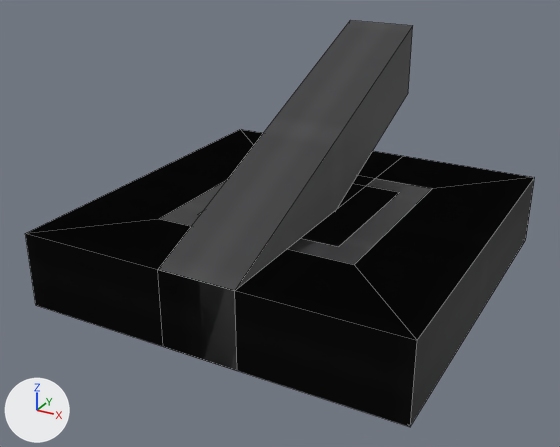
The Blender file Blends/level.blend as it was, and as the next commit left it.
Rendered twice from a 50 mm lens placed at (8.74, -17.12, 8.82), pointed at (-0.23, -0.8, 0.66). Lighting does not change. The marker at lower left points along +X, +Y and +Z. The picture after the commit comes second. Mesh edges are drawn as thin lines.

In view in the first picture: 'PathInclined', 'PathNarrow', 'PlatformBig', 'PlatformHole', 'PlatformSmall'.
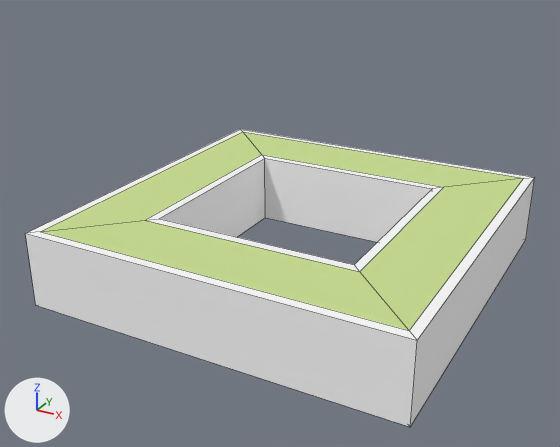
Patch to the scene script:
```diff
--- a/Blends/level.blend.py
+++ b/Blends/level.blend.py
@@ me_platformhole @@
 # verts and faces of me_platformhole; kept vertices keep their numbers, new ones are numbered from 16
-me_platformhole.from_pydata(...)  # 16 vertices, 16 faces; spans x -5.0..5.0, y -5.0..5.0, z -1.0..1.0
+me_platformhole.from_pydata(...)  # 24 vertices, 24 faces; spans x -5.0..5.0, y -5.0..5.0, z -1.0..1.0
+# me_platformhole part 1
+delete_faces([(1, 5, 15, 10), (3, 11, 13, 7), (5, 7, 13, 15), (1, 10, 11, 3)])
+verts[16] = (-4.75, -4.75, 1.0)  # pixel (40, 231)
+verts[17] = (-4.75, 4.75, 1.0)  # pixel (242, 131)
+verts[18] = (4.75, -4.75, 1.0)  # pixel (409, 330)
+verts[19] = (4.75, 4.75, 1.0)  # pixel (523, 178)
+verts[20] = (-2.95, -2.95, 1.0)  # pixel (144, 220)
+verts[21] = (-2.95, 2.95, 1.0)  # pixel (261, 154)
+verts[22] = (2.95, 2.95, 1.0)  # pixel (443, 187)
+verts[23] = (2.95, -2.95, 1.0)  # pixel (359, 271)
+faces += [(16, 18, 23, 20), (17, 21, 22, 19), (18, 19, 22, 23), (16, 20, 21, 17)]  # mat_floorgrass (green #c9de93)
+faces += [(1, 16, 17, 3), (3, 17, 19, 7), (5, 7, 19, 18), (1, 5, 18, 16), (10, 11, 21, 20), (11, 13, 22, 21)]  # mat_floorrock (white #ffffff)
+faces += [(13, 15, 23, 22), (10, 20, 23, 15)]  # mat_floorrock (white #ffffff)
+# me_platformhole part 2: 12 faces spanning x -5.0..5.0, y -5.0..5.0, z -1.0..1.0 switch from mat_material (picture img_texture_01_png) to mat_floorrock (white #ffffff)
+me_platformhole.materials.append(mat_floorgrass)  # green #c9de93
@@ ob_platformbig @@
-ob_platformbig = bpy.data.objects.new('PlatformBig', me_platformbig)
@@ ob_platformsmall @@
-ob_platformsmall = bpy.data.objects.new('PlatformSmall', me_platformsmall)
@@ ob_pathnarrow @@
-ob_pathnarrow = bpy.data.objects.new('PathNarrow', me_pathnarrow)
@@ ob_pathinclined @@
-ob_pathinclined = bpy.data.objects.new('PathInclined', me_cube_009)
```

Where the change shows, as pixel boxes (x1, y1, x2, y2) in the pictures (560 x 447 px):
'PlatformHole', reshaped: before (25, 129, 534, 340); after (25, 129, 535, 427)
'PlatformBig', deleted: before (25, 129, 535, 427)
'PathInclined', deleted: before (158, 20, 413, 370)
'PathNarrow', deleted: before (158, 151, 398, 371)
'PlatformSmall', deleted: before (197, 183, 399, 247)
part 1 of me_platformhole, cut back: (25, 129, 534, 340) in both
part 2 of me_platformhole, recoloured: after (25, 158, 535, 427)
